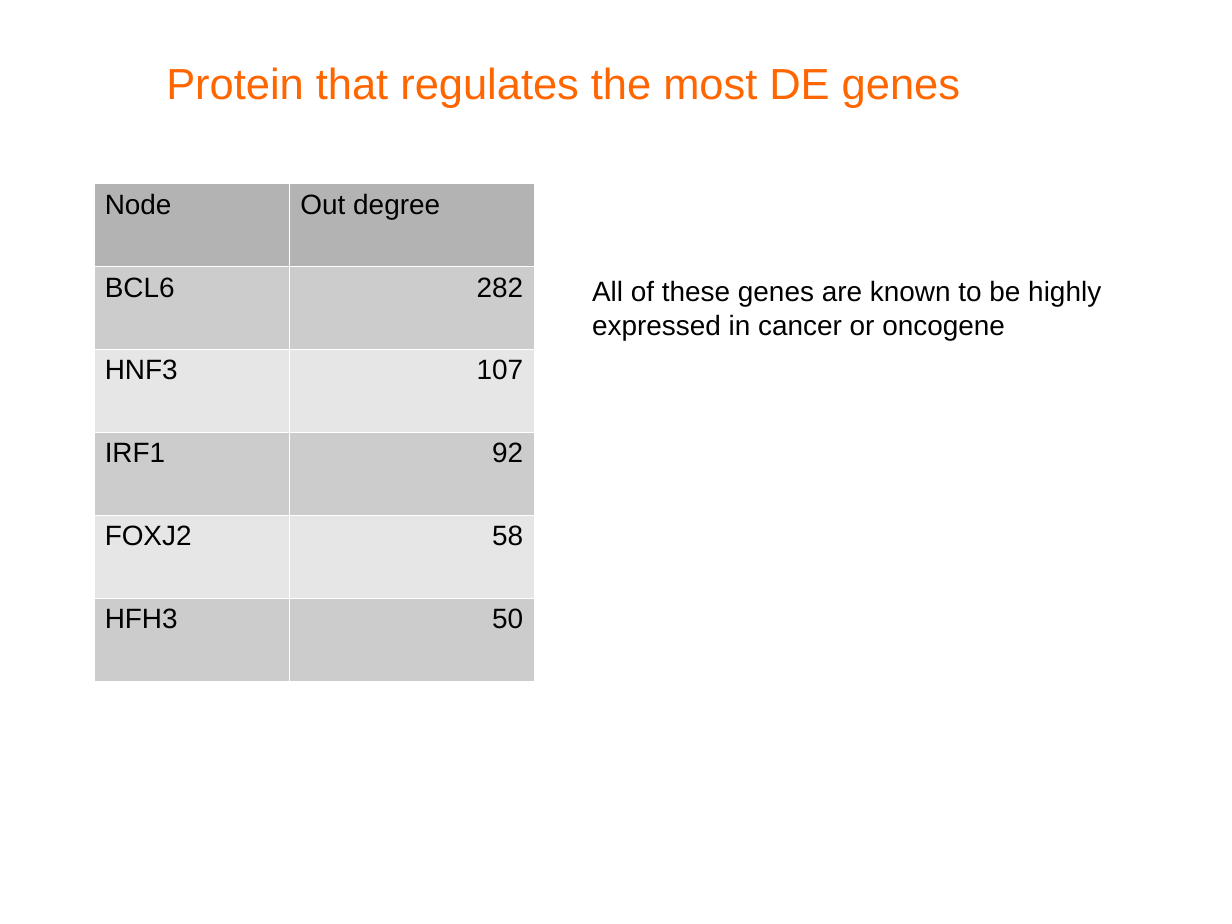
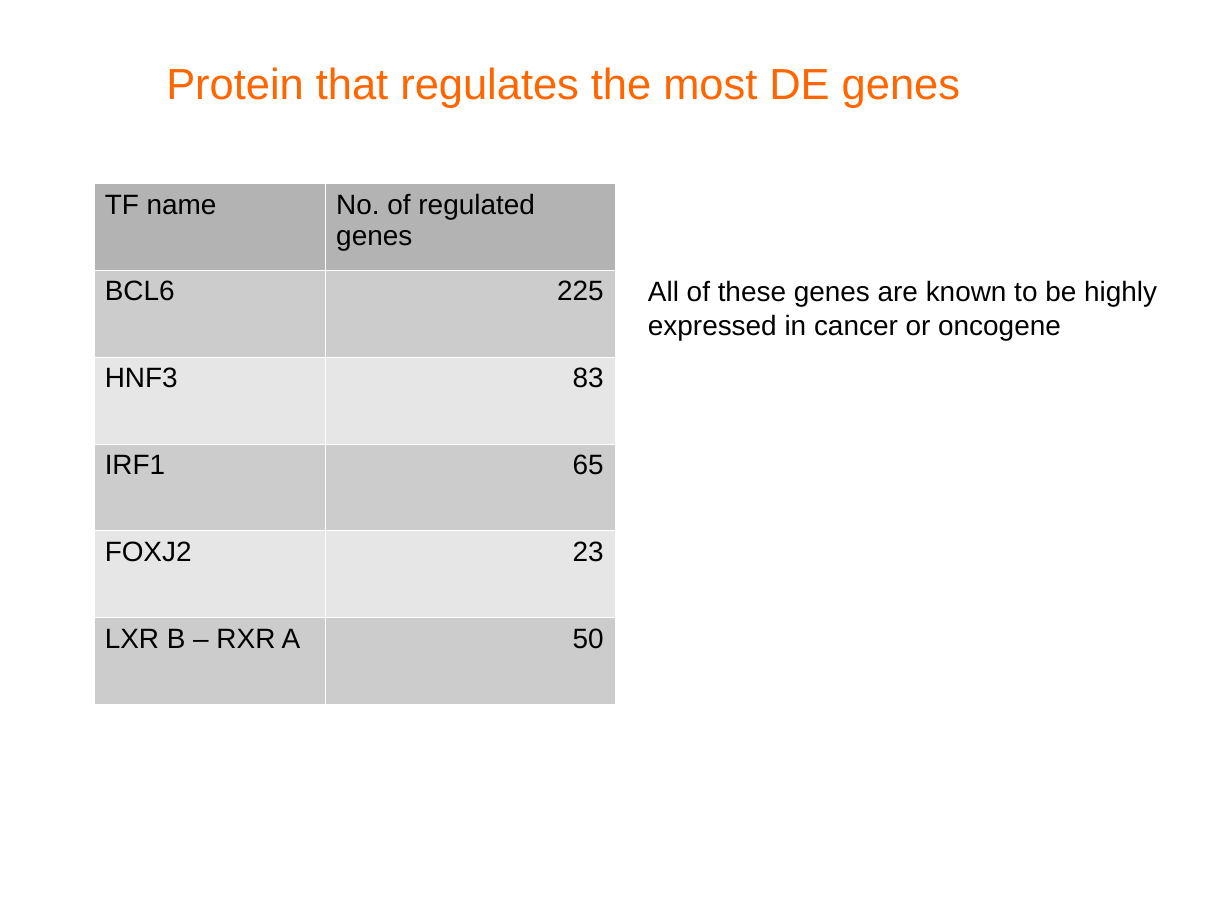
Before and after one commit to barbarian1803/python-grn, a slide deck: slide 10 of data/Result summary.odp (slide 9 before the commit). Drawn at 1232x924 pixels with LibreOffice and Linux fonts; fonts in the diff are those of the drawing; background and template pictures are left out. Boxes give left, top, right and bottom in pixels: in the first picture for what was removed or moved away, otherwise in the second. Text is boxed around its words. In the diff, an @@ line names an element or a change of style, - is before the commit and + after.

```diff
--- a/data/Result summary.odp
+++ b/data/Result summary.odp
@@ table at bbox=[94, 183, 615, 704] @@
-row 1, column 1: Node
+row 1, column 1: TF name
-row 1, column 2: Out degree
+row 1, column 2: No. of regulated genes
-row 2, column 2: 282
+row 2, column 2: 225
-row 3, column 2: 107
+row 3, column 2: 83
-row 4, column 2: 92
+row 4, column 2: 65
-row 5, column 2: 58
+row 5, column 2: 23
-row 6, column 1: HFH3
+row 6, column 1: LXR B – RXR A
@@ table: place and size @@
-table at bbox=[94, 183, 534, 681]
+table at bbox=[94, 183, 615, 704]
@@ text "All of these genes are ...": place and size @@
-text "All of these genes are ..." at bbox=[592, 280, 1101, 340]
+text "All of these genes are ..." at bbox=[648, 280, 1157, 340]
```
Also in this commit, not shown: 7 slides added, 4 slides removed, 8 other files.
